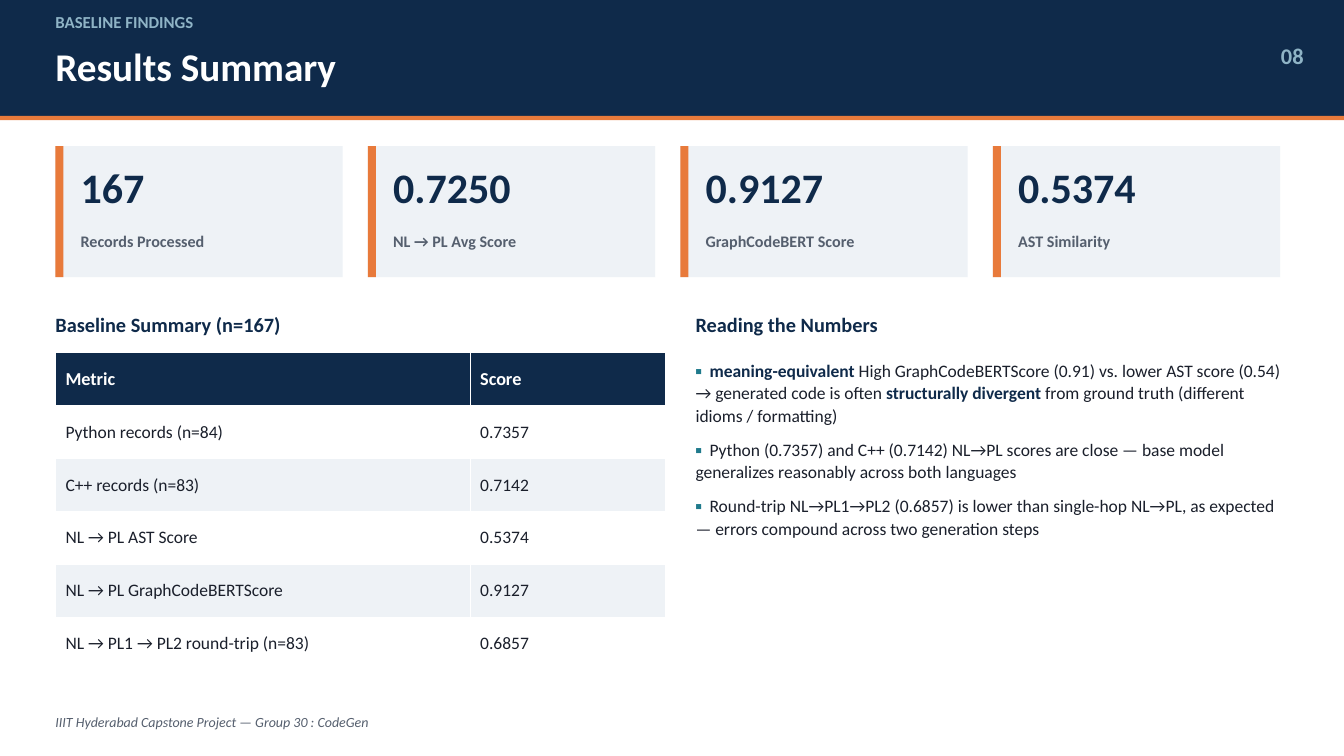
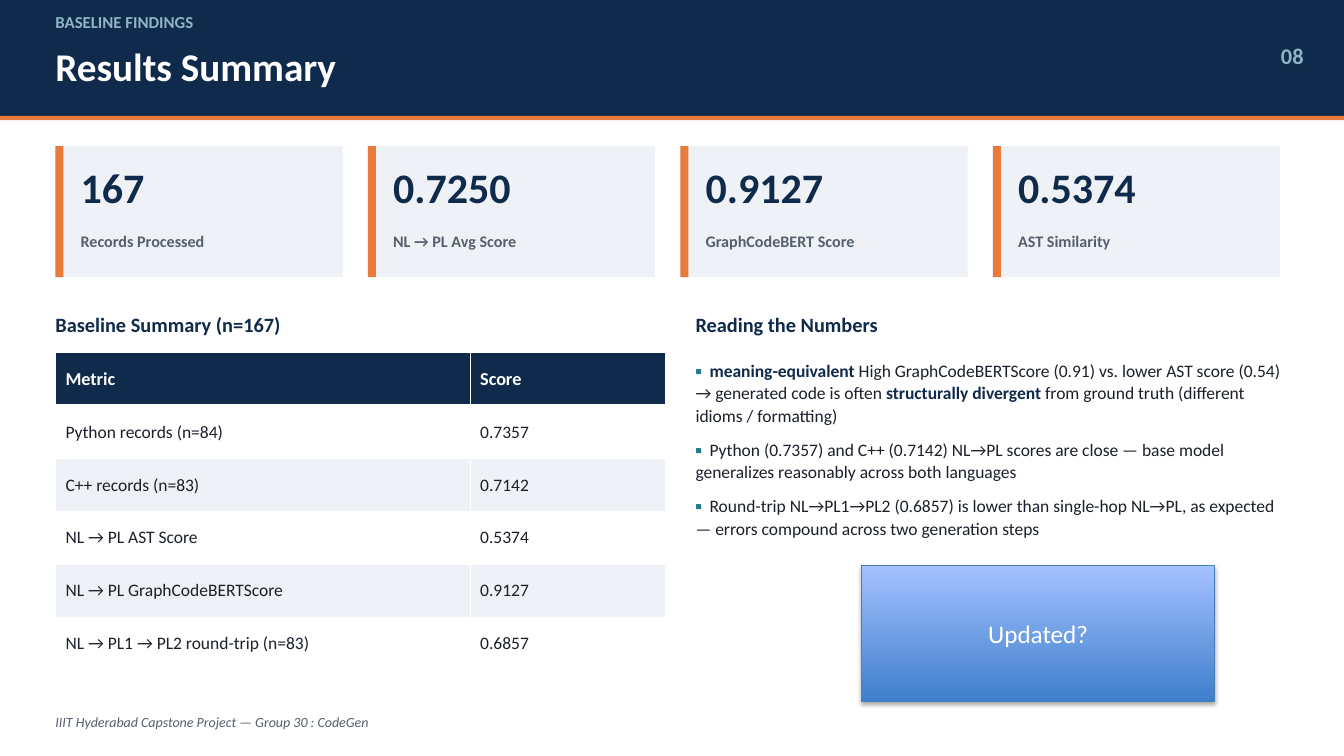
Before and after one commit to nayanjha16/CodeGen-Implementations-May_26, a slide deck: slide 8 of Group-30/Presentation/Group30-CodeGen-Capstone-Presentation_Final.pptx. Drawn at 1344x756 pixels with LibreOffice and Linux fonts; fonts in the diff are those of the drawing. Boxes give left, top, right and bottom in pixels: in the first picture for what was removed or moved away, otherwise in the second. Text is boxed around its words. In the diff, an @@ line names an element or a change of style, - is before the commit and + after.

```diff
--- a/Group-30/Presentation/Group30-CodeGen-Capstone-Presentation_Final.pptx
+++ b/Group-30/Presentation/Group30-CodeGen-Capstone-Presentation_Final.pptx
@@ rectangle added at bbox=[862, 566, 1215, 701], fill gradient #3F80CE to #A4C4FF, outline #4B7EBC 0.75 pt, 18 pt, text #FFFFFF @@
+Updated?
```
Also in this commit, not shown: 10 other slides changed, 1 other file.
